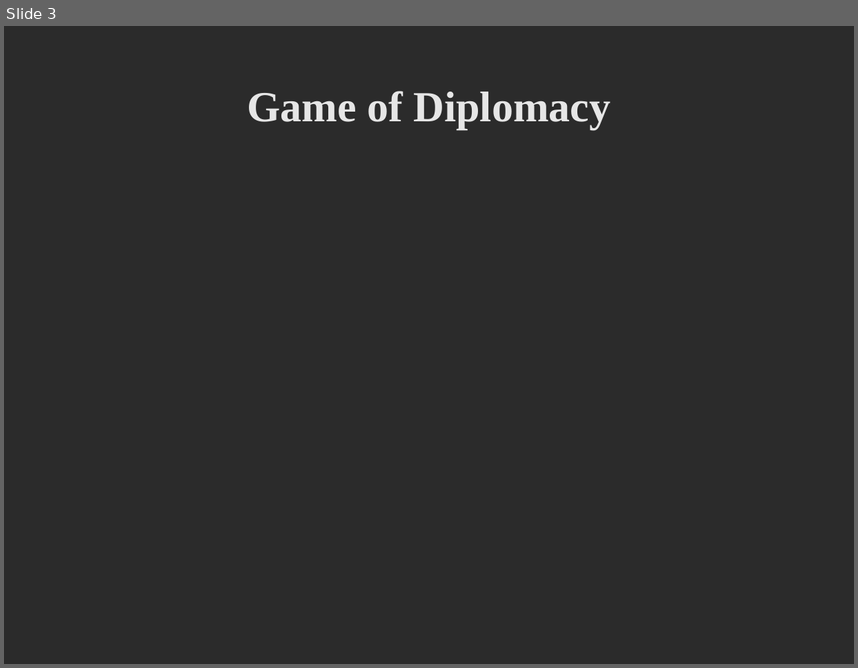
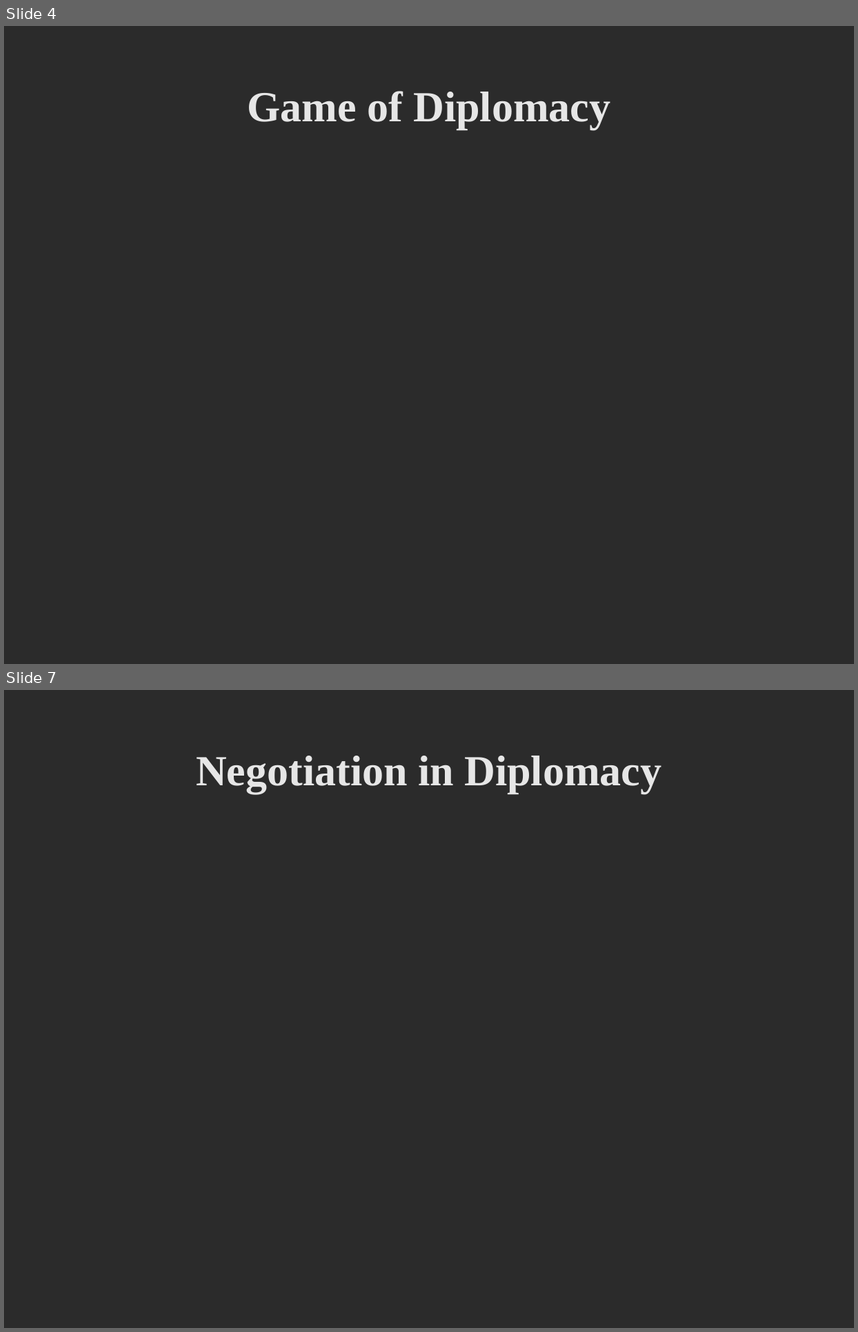
Before and after one commit to deltaluca/flappy, a slide deck: Presentation/ProjectDemonstration.odp. Shown one above the other, each under a label of ours: slide 3 before the commit, slides 4 and 7 after it; the slides between them are not shown. The pictures are 858x668 and 858x1332 pixels, drawn with LibreOffice and Linux fonts; fonts in the diff are those of the drawing; background and template pictures are left out; a plain dark background stands for a picture behind light text. Boxes give left, top, right and bottom in pixels: in the first picture for what was removed or moved away, otherwise in the second. Text is boxed around its words. In the diff, an @@ line names an element or a change of style, - is before the commit and + after.

```diff
--- a/Presentation/ProjectDemonstration.odp
+++ b/Presentation/ProjectDemonstration.odp
@@ slide 7 added at (4,690,854,1328), background picture (left out) @@
@@ title added at (196,756,662,793), 40 pt, text #E6E6E6, bold @@
+Negotiation in Diplomacy
@@ what was slide 3 is now slide 4 @@
```
Also in this commit, not shown: 2 slides changed, 6 other slides added, 1 slide removed, 7 other files.
